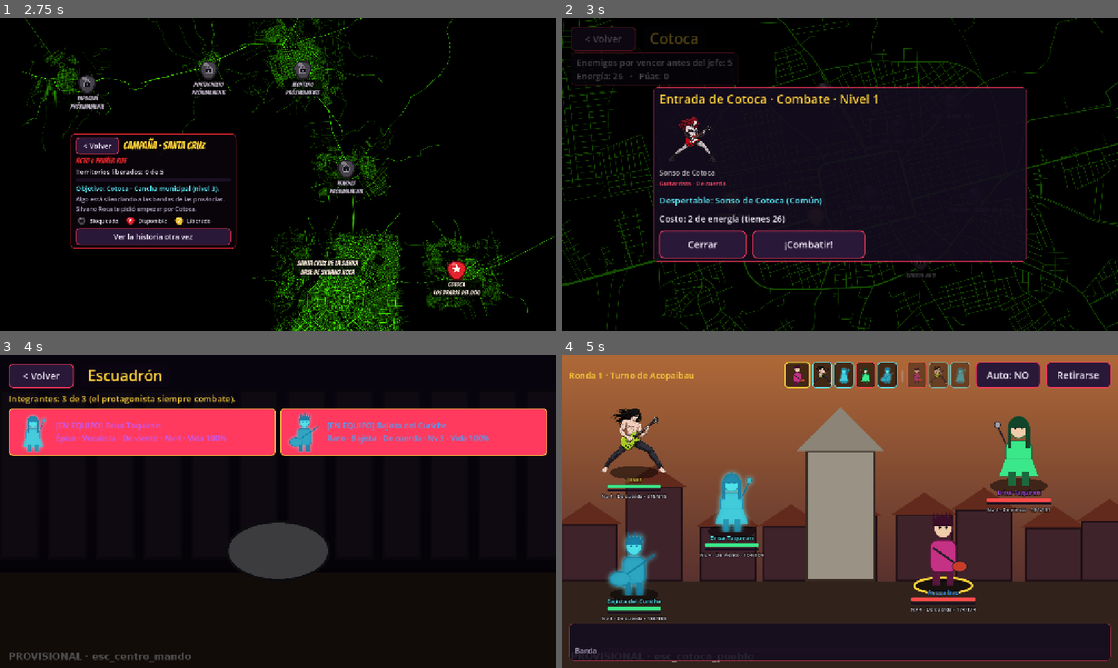
Above: before the commit, frames 1-4 (two rows, left to right).
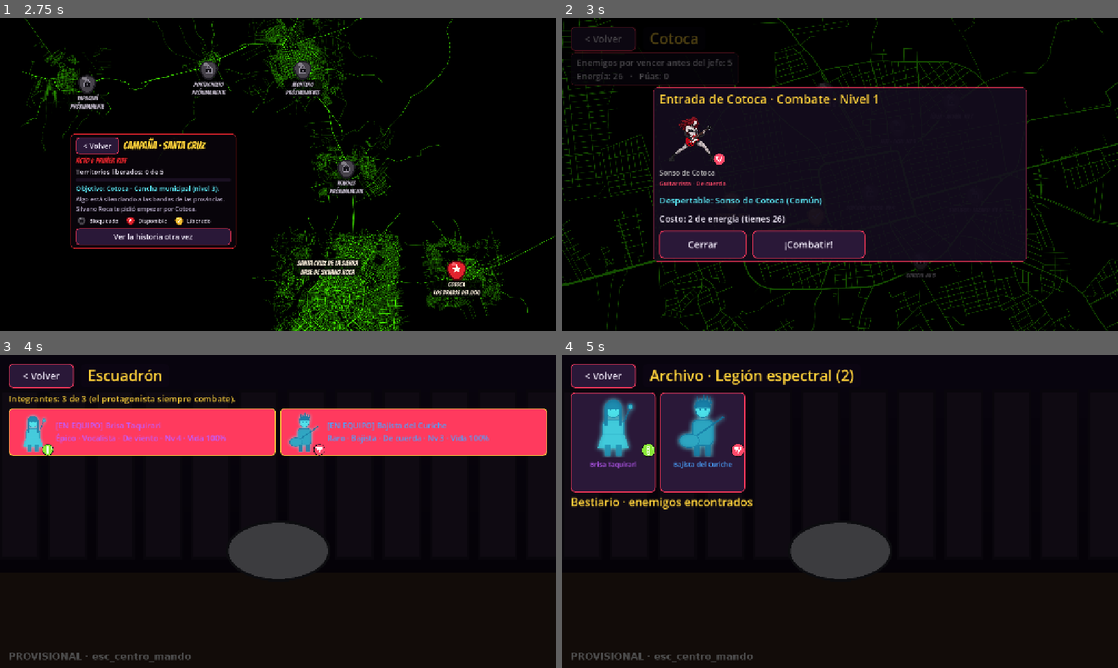
Above: after the commit, the same moments.

Repository: jhontitorblood/Heroe-del-Rock
Game: Godot game, scene res://tests/capturas.tscn
The game is run twice, just before and just after one commit, with the same random seed, the same clock (stepped at 60 frames per second) and the same inputs. This scene is started directly instead of the project's main scene. Video files are missing from this copy of the repository; at most half a second of black plays in their place.
Inputs (mouse positions are in pixels of both pictures, inside the frame that each line leads up to):
- Up to frame 1 (2.75 s): click (278, 174) at 0.67 s; click (194, 171) at 1.27 s; click (361, 171) at 2 s
- Up to frame 2 (3 s): click (734, 205) at 2.77 s
- Up to frame 3 (4 s): click "< Volver" at 3.5 s
- Up to frame 4 (5 s): click "Joser" at 4.25 s

Frame 1 is identical in both runs. In frame 2, less than 0.1% of the frame differs, in the area x 27-30%, y 43-47%; in frame 3, less than 0.1%; in frame 4, 88%, in the area x 0-100%, y 0-100%.

Commit message:
Íconos planos por tipo de instrumento
- Cinco íconos de un color con pictograma blanco: púa (De cuerda), quena (De
  viento), tambor (De membrana), campana (De cuerpo) y rayo (Eléctricos/Digitales)
- Reemplazan el texto del tipo en combate (junto al nombre) y aparecen en la
  barra de turnos, el mapa, el Despertar, Escuadrón, Archivo y Equipo
- Equipo: botón "Ventajas por tipo" con el ciclo dibujado con los íconos

Co-Authored-By: Claude Opus 5.5 <noreply@anthropic.com>
Claude-Session: https://claude.ai/code/session_0146Z2twdAYFa7JBRbLJtDJs

Diff:
--- a/scripts/autoload/datos.gd
+++ b/scripts/autoload/datos.gd
@@ -95,6 +95,10 @@
 	return personaje(base_id).get("familia", clase_de(base_id).get("familia", "cordofono"))
 
 
+func icono_tipo(f: String) -> Texture2D:
+	return textura("ui", "tipo_" + f)
+
+
 func nombre_familia(f: String) -> String:
 	return familias["nombres"].get(f, f)
 
--- a/scripts/pantallas/archivo.gd
+++ b/scripts/pantallas/archivo.gd
@@ -46,6 +46,7 @@
 	b.add_child(v)
 	var img := UI.imagen(Datos.sprite(p.get("imagen", base_id), espectral), Vector2(150, 150))
 	img.mouse_filter = Control.MOUSE_FILTER_IGNORE
+	UI.marcar_tipo(img, Datos.familia_de(base_id), 34)
 	v.add_child(img)
 	var l := UI.etiqueta(p.get("nombre", base_id), 15, Color(rz["color"]), true)
 	l.horizontal_alignment = HORIZONTAL_ALIGNMENT_CENTER
--- a/scripts/pantallas/combate.gd
+++ b/scripts/pantallas/combate.gd
@@ -287,8 +287,15 @@
 	n.add_child(barras)
 	var rz := Datos.rareza(u.rareza)
 	var color_nombre: Color = Color(rz["color"]) if u.lado == Batalla.ENEMIGO else (UI.ESPECTRAL if u.espectral else UI.ORO)
+	var fila_nom := HBoxContainer.new()
+	fila_nom.alignment = BoxContainer.ALIGNMENT_CENTER
+	fila_nom.add_theme_constant_override("separation", 4)
+	fila_nom.mouse_filter = Control.MOUSE_FILTER_IGNORE
+	fila_nom.add_child(UI.icono_tipo(u.familia, 20))
 	var nom := _texto(u.nombre, 14, color_nombre)
-	barras.add_child(nom)
+	nom.clip_text = false
+	fila_nom.add_child(nom)
+	barras.add_child(fila_nom)
 	var hp := UI.barra(u.hp, u.hp_max, Color("#3ae889") if u.lado == Batalla.ALIADO else Color("#ff4a4a"), 9)
 	hp.custom_minimum_size.x = s * 0.8
 	hp.size_flags_horizontal = Control.SIZE_SHRINK_CENTER
@@ -325,7 +332,7 @@
 		var t: Dictionary = tarjetas[u.uid]
 		t["hp"].max_value = u.hp_max
 		t["hp"].value = u.hp
-		var txt: String = "Nv %d · %s · %d/%d" % [u.nivel, Datos.nombre_familia(u.familia), u.hp, u.hp_max] if u.vivo() else "Fuera de combate"
+		var txt: String = "Nv %d · %d / %d" % [u.nivel, u.hp, u.hp_max] if u.vivo() else "Fuera de combate"
 		var est: String = u.texto_estados()
 		if est != "" and u.vivo():
 			txt += " · " + est
@@ -362,6 +369,7 @@
 		var img := UI.imagen(Datos.sprite(u.imagen, u.espectral), Vector2(tam, tam))
 		img.flip_h = u.voltear()
 		marco.add_child(img)
+		UI.marcar_tipo(img, u.familia, 18 if primero else 15)
 		marco.tooltip_text = u.nombre
 		if par[1]:
 			marco.modulate = Color(1, 1, 1, 0.6)
@@ -691,6 +699,7 @@
 	v.add_child(h)
 	var img := UI.imagen(Datos.sprite(p.get("imagen", id), false), Vector2(200, 200))
 	h.add_child(img)
+	UI.marcar_tipo(img, Datos.familia_de(id), 44)
 	var col := VBoxContainer.new()
 	col.size_flags_horizontal = Control.SIZE_EXPAND_FILL
 	h.add_child(col)
--- a/scripts/pantallas/equipo.gd
+++ b/scripts/pantallas/equipo.gd
@@ -10,7 +10,9 @@
 	var v := VBoxContainer.new()
 	v.add_theme_constant_override("separation", 10)
 	m.add_child(v)
-	v.add_child(UI.encabezado("Equipo", volver_centro))
+	var cab := UI.encabezado("Equipo", volver_centro)
+	cab.add_child(UI.boton("Ventajas por tipo", _ver_ciclo, Vector2(260, 56)))
+	v.add_child(cab)
 	# Lista de personajes (desliza a los lados)
 	var sc := ScrollContainer.new()
 	sc.custom_minimum_size = Vector2(0, 76)
@@ -57,7 +59,9 @@
 	var fila := HBoxContainer.new()
 	fila.add_theme_constant_override("separation", 16)
 	detalle.add_child(fila)
-	fila.add_child(UI.imagen(tex, Vector2(220, 220)))
+	var img_det := UI.imagen(tex, Vector2(220, 220))
+	UI.marcar_tipo(img_det, Datos.familia_de(base_id), 48)
+	fila.add_child(img_det)
 	var col := VBoxContainer.new()
 	col.size_flags_horizontal = Control.SIZE_EXPAND_FILL
 	fila.add_child(col)
@@ -82,3 +86,36 @@
 		var cd := int(hb.get("enfriamiento", 0))
 		var extra := "  (espera %d turnos)" % cd if cd > 0 else ""
 		detalle.add_child(UI.etiqueta("• %s%s — %s" % [hb.get("nombre", id), extra, hb.get("desc", "")], 19, UI.TEXTO, true))
+
+
+## Muestra el ciclo de ventajas con los íconos de tipo de instrumento.
+func _ver_ciclo() -> void:
+	var capa := UI.capa_modal(self)
+	var v := UI.centrado(capa, 1100)
+	v.add_child(UI.etiqueta("Ventajas por tipo de instrumento", 30, UI.ORO))
+	v.add_child(UI.etiqueta("Cada tipo hace +25% de daño al siguiente y recibe +25% del anterior.", 19, UI.TEXTO, true))
+	var fila := HBoxContainer.new()
+	fila.alignment = BoxContainer.ALIGNMENT_CENTER
+	fila.add_theme_constant_override("separation", 6)
+	v.add_child(fila)
+	var orden: Array = Datos.familias["orden"]
+	for i in orden.size() + 1:
+		var f: String = orden[i % orden.size()]
+		var col := VBoxContainer.new()
+		col.add_child(UI.icono_tipo(f, 84))
+		var l := UI.etiqueta(Datos.nombre_familia(f), 15, Datos.color_familia(f))
+		l.horizontal_alignment = HORIZONTAL_ALIGNMENT_CENTER
+		l.custom_minimum_size = Vector2(110, 0)
+		l.autowrap_mode = TextServer.AUTOWRAP_WORD_SMART
+		col.add_child(l)
+		fila.add_child(col)
+		if i < orden.size():
+			var flecha := UI.etiqueta(">", 40, UI.ORO)
+			flecha.size_flags_vertical = Control.SIZE_SHRINK_BEGIN
+			flecha.custom_minimum_size = Vector2(0, 84)
+			flecha.vertical_alignment = VERTICAL_ALIGNMENT_CENTER
+			fila.add_child(flecha)
+	for f in orden:
+		var r: String = Datos.familias["razones"].get(f, "")
+		v.add_child(UI.etiqueta("%s le gana a %s: %s." % [Datos.nombre_familia(f), Datos.nombre_familia(orden[(orden.find(f) + 1) % orden.size()]), r.to_lower()], 17, UI.TENUE, true))
+	v.add_child(UI.boton("Cerrar", func(): capa.queue_free(), Vector2(0, 56)))
--- a/scripts/pantallas/escuadron.gd
+++ b/scripts/pantallas/escuadron.gd
@@ -55,6 +55,7 @@
 		b.add_child(h)
 		var img := UI.imagen(Datos.sprite(p.get("imagen", s["base_id"]), true), Vector2(96, 96))
 		img.mouse_filter = Control.MOUSE_FILTER_IGNORE
+		UI.marcar_tipo(img, Datos.familia_de(s["base_id"]), 28)
 		h.add_child(img)
 		var rz := Datos.rareza(p["rareza"])
 		var l := UI.etiqueta("%s%s\n%s · %s · %s · Nv %d · Vida %d%%" % ["[EN EQUIPO] " if en_equipo else "", p["nombre"], rz["nombre"],
--- a/scripts/pantallas/mapa.gd
+++ b/scripts/pantallas/mapa.gd
@@ -60,7 +60,9 @@
 		for id in info["ids"]:
 			var p := Datos.personaje(id)
 			var c := VBoxContainer.new()
-			c.add_child(UI.imagen(Datos.sprite(p.get("imagen", id), false), Vector2(120, 120)))
+			var im := UI.imagen(Datos.sprite(p.get("imagen", id), false), Vector2(120, 120))
+			UI.marcar_tipo(im, Datos.familia_de(id), 30)
+			c.add_child(im)
 			var rz := Datos.rareza(p.get("rareza", "comun"))
 			c.add_child(UI.etiqueta(p.get("nombre", id), 16, Color(rz["color"])))
 			c.add_child(UI.etiqueta("%s · %s" % [Datos.clases[p["clase"]]["nombre"], Datos.nombre_familia(Datos.familia_de(id))], 14, Datos.color_familia(Datos.familia_de(id))))
--- a/scripts/ui/ui.gd
+++ b/scripts/ui/ui.gd
@@ -90,6 +90,26 @@
 	b.add_theme_stylebox_override("background", fondo_b)
 	b.add_theme_stylebox_override("fill", relleno)
 	return b
+
+
+## Ícono de tipo de instrumento (círculo de color).
+static func icono_tipo(familia: String, tam := 24.0) -> TextureRect:
+	var r := imagen(Datos.icono_tipo(familia), Vector2(tam, tam))
+	r.tooltip_text = Datos.nombre_familia(familia)
+	r.mouse_filter = Control.MOUSE_FILTER_IGNORE
+	return r
+
+
+## Pone un ícono de tipo en la esquina inferior derecha de un control.
+static func marcar_tipo(sobre: Control, familia: String, tam := 22.0) -> void:
+	var ic := icono_tipo(familia, tam)
+	ic.anchor_left = 1.0
+	ic.anchor_top = 1.0
+	ic.anchor_right = 1.0
+	ic.anchor_bottom = 1.0
+	ic.offset_left = -tam
+	ic.offset_top = -tam
+	sobre.add_child(ic)
 
 
 static func imagen(tex: Texture2D, tam: Vector2) -> TextureRect:
--- a/tests/capturas.gd
+++ b/tests/capturas.gd
@@ -47,6 +47,8 @@
 	await _foto("08_escuadron")
 	Estado.ir("equipo")
 	await _foto("09_equipo")
+	main.actual._ver_ciclo()
+	await _foto("09b_ciclo_tipos")
 	Estado.ir("archivo")
 	await _foto("10_archivo")
 	Estado.ir("combate", {"zona": "cotoca", "nodo": "c4"})
Binary file added: assets/ui/tipo_aerofono.png
Not shown, added: assets/ui/tipo_aerofono.png.import
Binary file added: assets/ui/tipo_cordofono.png
Not shown, added: assets/ui/tipo_cordofono.png.import
Binary file added: assets/ui/tipo_electrofono.png
Not shown, added: assets/ui/tipo_electrofono.png.import
Binary file added: assets/ui/tipo_idiofono.png
Not shown, added: assets/ui/tipo_idiofono.png.import
Binary file added: assets/ui/tipo_membranofono.png
Not shown, added: assets/ui/tipo_membranofono.png.import
Not shown, changed: docs/ASSETS.md
